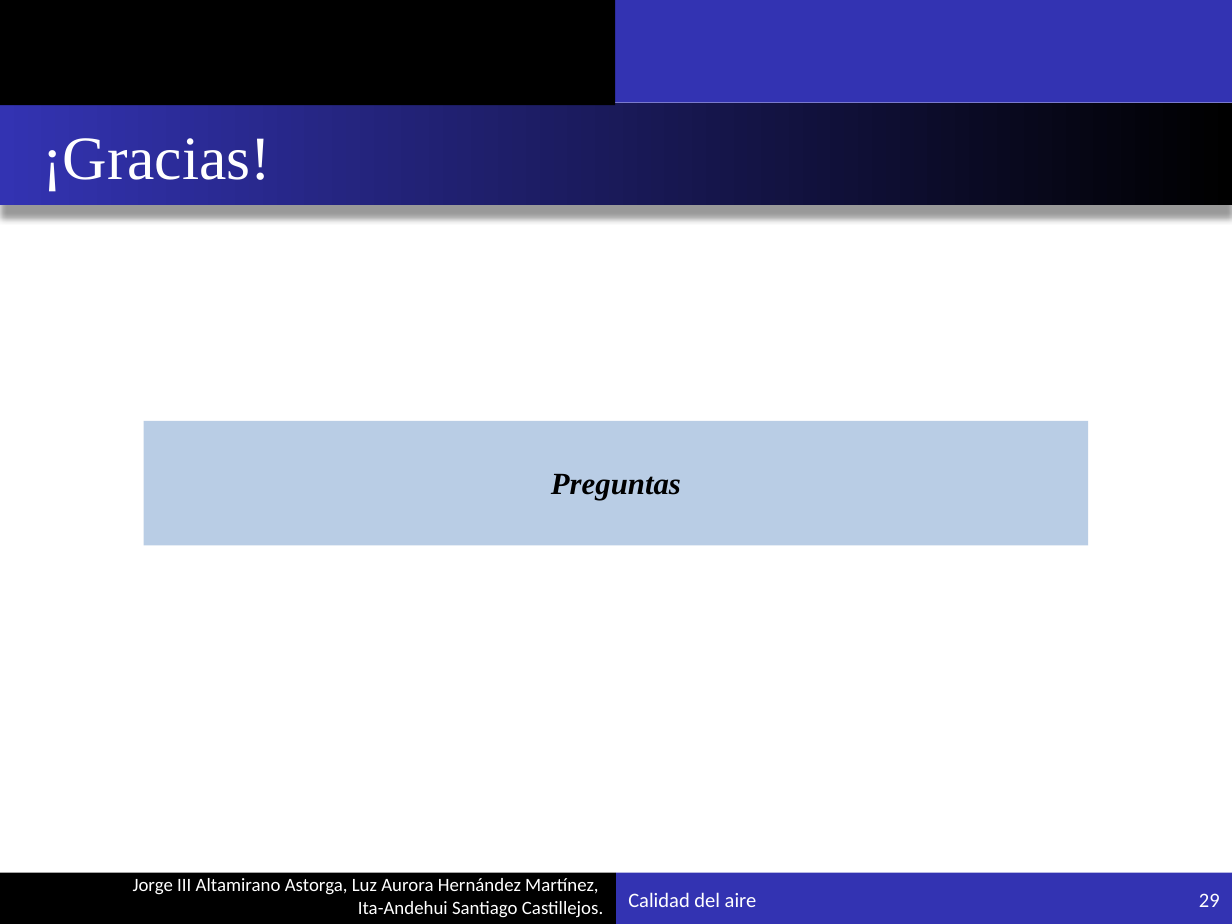
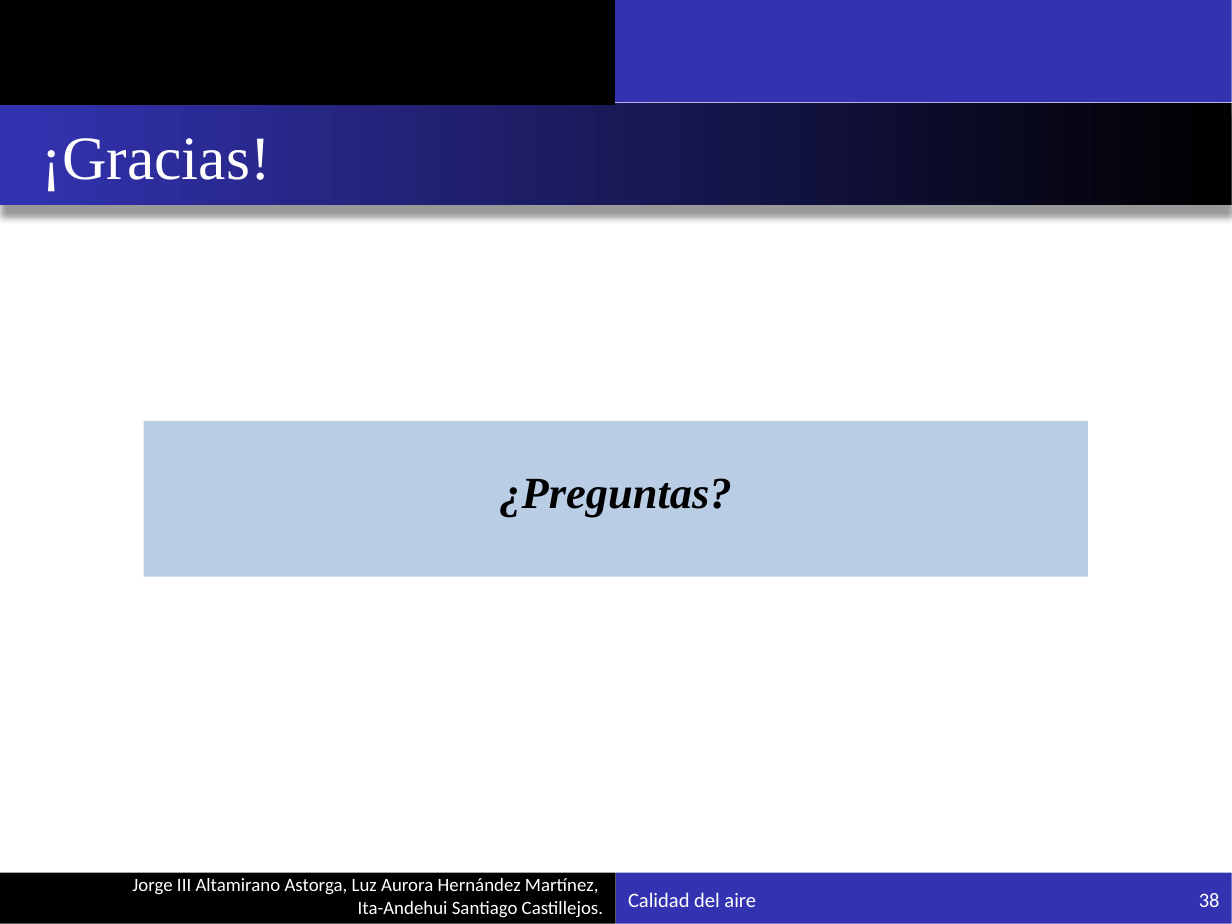
Before and after one commit to philwebsurfer/dlfinal, a slide deck: slide 38 of presentacion.pptx (slide 29 before the commit). Drawn at 1232x924 pixels with LibreOffice and Linux fonts; fonts in the diff are those of the drawing. Boxes give left, top, right and bottom in pixels: in the first picture for what was removed or moved away, otherwise in the second. Text is boxed around its words. In the diff, an @@ line names an element or a change of style, - is before the commit and + after.

```diff
--- a/presentacion.pptx
+++ b/presentacion.pptx
@@ rectangle "¿Preguntas?": place and size @@
-rectangle "¿Preguntas?" at bbox=[144, 421, 1089, 546]
+rectangle "¿Preguntas?" at bbox=[144, 421, 1088, 577]
@@ text in rectangle at bbox=[499, 478, 731, 517]: text changed; size 18 to 26 pt @@
-Preguntas
+¿Preguntas?
@@ page number at bbox=[1199, 893, 1220, 907]: text changed @@
-29
+38
```
Also in this commit, not shown: 28 other slides changed, 9 slides added, 1 other file.
